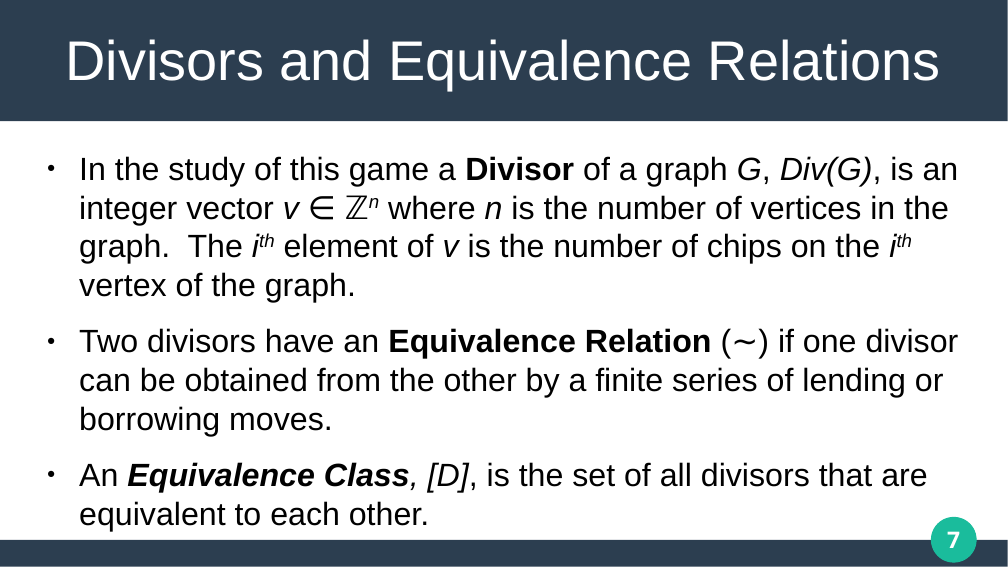
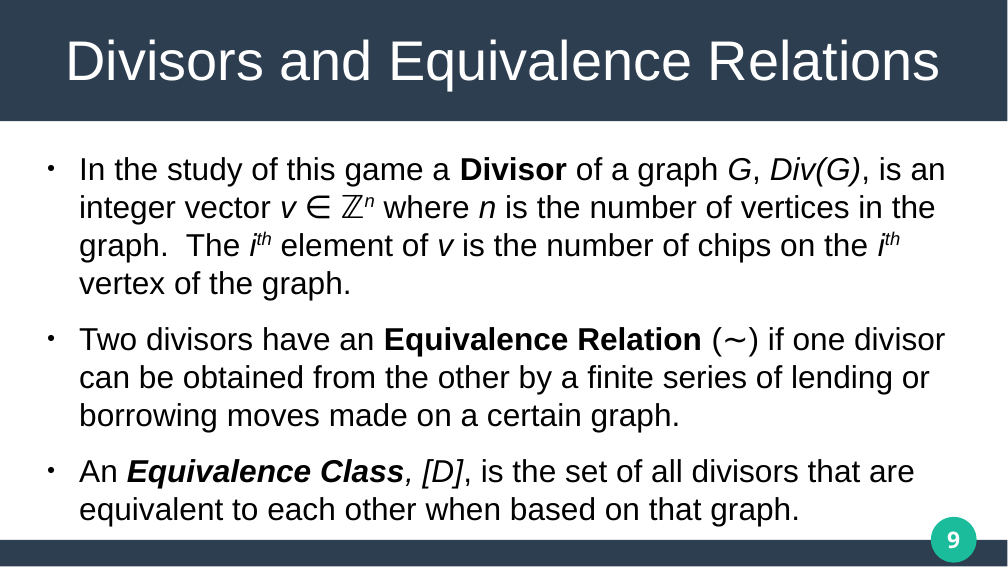
Before and after one commit to matthew-pisano/ChipFiring, a slide deck: slide 9 of Docs/JMMPresentation.pptx (slide 7 before the commit). Drawn at 1008x567 pixels with LibreOffice and Linux fonts; fonts in the diff are those of the drawing. Boxes give left, top, right and bottom in pixels: in the first picture for what was removed or moved away, otherwise in the second. Text is boxed around its words. In the diff, an @@ line names an element or a change of style, - is before the commit and + after.

```diff
--- a/Docs/JMMPresentation.pptx
+++ b/Docs/JMMPresentation.pptx
@@ text at box(79, 157, 946, 300): size 25.3 to 25 pt in "In the study of this game a ..." @@
@@ text at box(79, 327, 945, 526): text changed; size 25.3 to 25 pt @@
-● Two divisors have an Equivalence Relation (∼) if one divisor can be obtained from the other by a finite series of lending or borrowing moves.
-● An Equivalence Class, [D], is the set of all divisors that are equivalent to each other.
+● Two divisors have an Equivalence Relation (∼) if one divisor can be obtained from the other by a finite series of lending or borrowing moves made on a certain graph.
+● An Equivalence Class, [D], is the set of all divisors that are equivalent to each other when based on that graph.
@@ page number at box(947, 531, 960, 549): text changed @@
-7
+9
```
Also in this commit, not shown: 16 other slides changed, 5 slides added, 1 slide removed, 6 other files.
